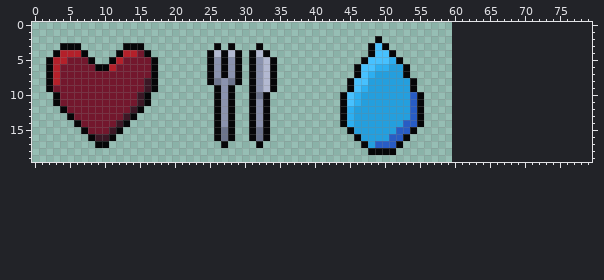
Sprite sheet: Assets/Graphics/Sprites/UI/Icons.png. The picture above was drawn from the file before the commit.
The file is 60x20 pixels. The old version is drawn lined up with the new one, on the new canvas.
And afterwards:
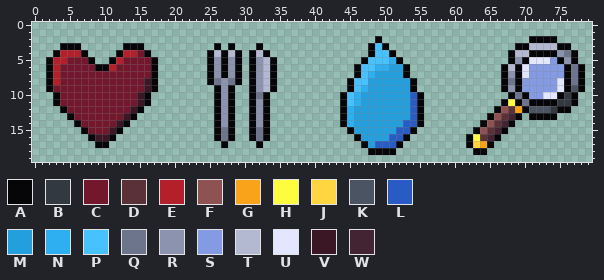
Palette (. is transparent): A #060608  B #333941  C #73172d  D #5b3138  E #b4202a  F #8e5252  G #f9a31b  H #fffc40  J #ffd541  K #4a5462  L #285cc4  M #249fde  N #2daff1  P #47c1ff  Q #6d758d  R #8b93af  S #849be4  T #b3b9d1  U #e3e6ff  V #3b1725  W #422433
The exact change:
canvas 60x20 -> 80x20
y 2: x 71..74 .... -> AAAA
y 3: x 69..76 ........ -> AATTTTAA
y 4: x 68..77 .......... -> ATTAAAARQA
y 5: x 68..77 .......... -> ARAUUUSARA
y 6: x 67..78 ............ -> ATAUSSSSSAQA
y 7: x 67..78 ............ -> ARAUSSSSSAQA
y 8: x 67..78 ............ -> AQASSSSSUAQA
y 9: x 67..78 ............ -> ARASSSSSUAKA
y 10: x 68..77 .......... -> AQASSUUABA
y 11: x 67..77 ........... -> AHAQAAAABBA
y 12: x 66..76 ........... -> AFDGAKKKBAA
y 13: x 65..69 ..... -> AFDWA; x 71..74 .... -> AAAA
y 14: x 64..68 ..... -> AFDWA
y 15: x 63..67 ..... -> AFDWA
y 16: x 62..66 ..... -> AHDWA
y 17: x 62..65 .... -> AJGA
y 18: x 63..64 .. -> AA
